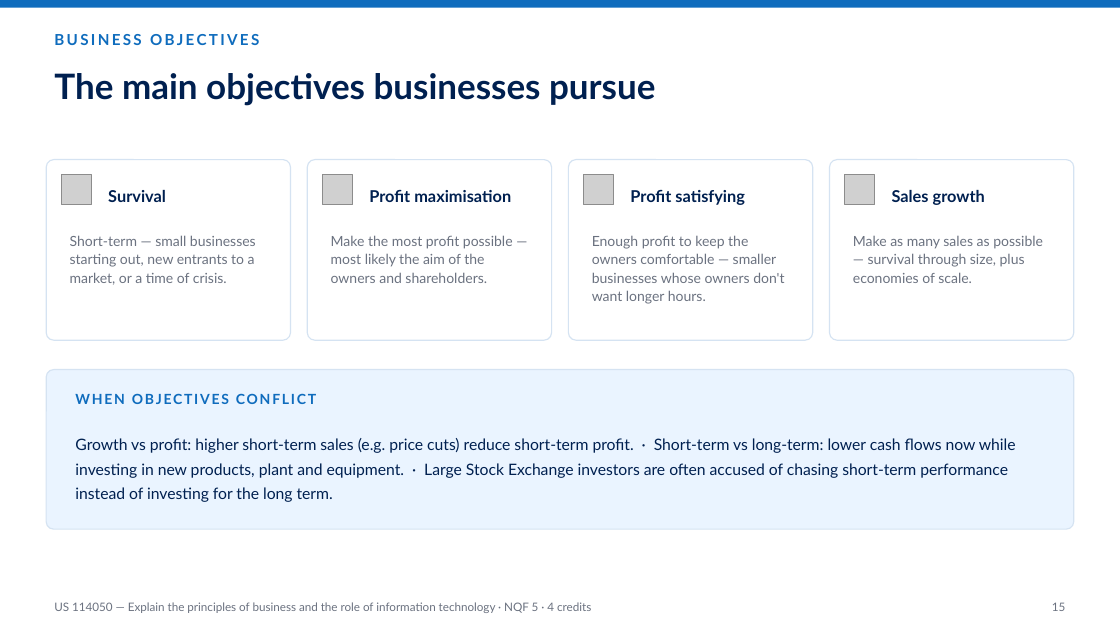
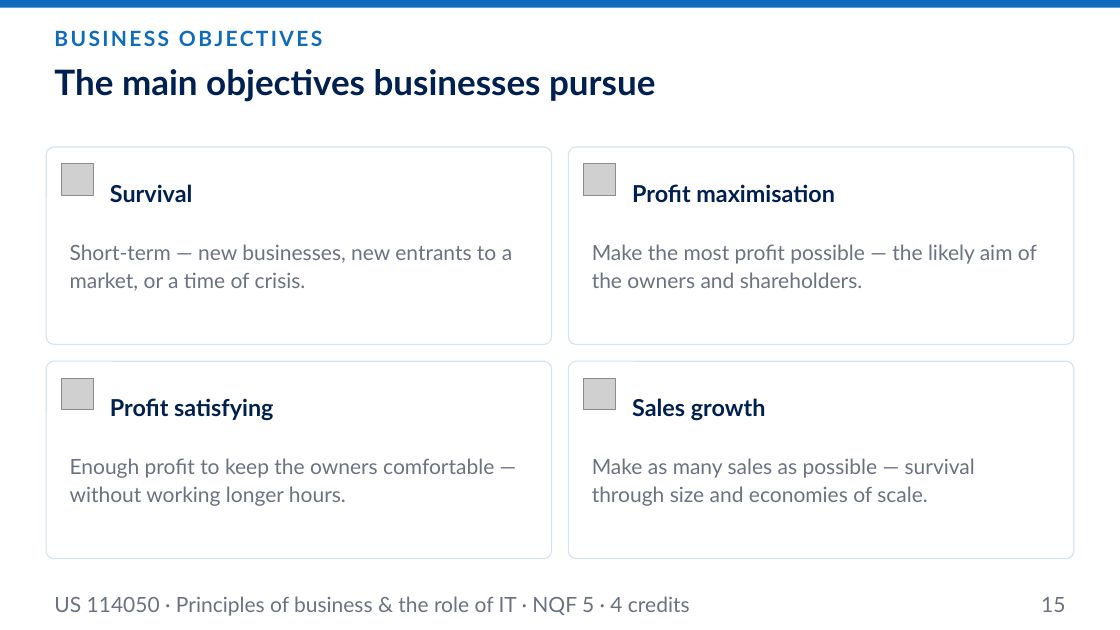
Before and after one commit to andrekyle/ITsystemsupport, a slide deck: slide 15 of public/downloads/US-114050-Principles-of-Business.pptx. Drawn at 1120x630 pixels with LibreOffice and Linux fonts; fonts in the diff are those of the drawing; grey boxes stand for pictures. Boxes give left, top, right and bottom in pixels: in the first picture for what was removed or moved away, otherwise in the second. Text is boxed around its words. In the diff, an @@ line names an element or a change of style, - is before the commit and + after.

```diff
--- a/public/downloads/US-114050-Principles-of-Business.pptx
+++ b/public/downloads/US-114050-Principles-of-Business.pptx
@@ text "BUSINESS OBJECTIVES" at (x1=46, y1=22, x2=1074, y2=54): size 13 to 18 pt @@
@@ text "The main objectives businesses pursue" moved from (x1=54, y1=73, x2=655, y2=106) to (x1=54, y1=69, x2=655, y2=102) @@
@@ rounded rectangle resized from (x1=46, y1=160, x2=291, y2=340) to (x1=46, y1=147, x2=551, y2=344) @@
@@ rounded rectangle resized from (x1=308, y1=160, x2=552, y2=340) to (x1=568, y1=147, x2=1073, y2=344) @@
@@ picture moved from (x1=61, y1=175, x2=92, y2=205) to (x1=61, y1=164, x2=93, y2=196) @@
@@ picture moved from (x1=323, y1=175, x2=353, y2=205) to (x1=584, y1=164, x2=616, y2=196) @@
@@ text "Profit maximisation" moved from (x1=369, y1=190, x2=511, y2=202) to (x1=632, y1=184, x2=835, y2=203) @@
@@ text at (x1=70, y1=244, x2=512, y2=291): text changed; size 12 to 18 pt @@
-Short-term — small businesses starting out, new entrants to a market, or a time of crisis.
+Short-term — new businesses, new entrants to a market, or a time of crisis.
@@ text at (x1=592, y1=244, x2=1037, y2=288): text changed; size 12 to 18 pt @@
-Make the most profit possible — most likely the aim of the owners and shareholders.
+Make the most profit possible — the likely aim of the owners and shareholders.
@@ rounded rectangle resized from (x1=568, y1=160, x2=812, y2=340) to (x1=46, y1=361, x2=551, y2=559) @@
@@ rounded rectangle removed at (x1=46, y1=370, x2=1074, y2=529) @@
@@ picture moved from (x1=584, y1=175, x2=614, y2=205) to (x1=61, y1=378, x2=93, y2=410) @@
@@ text "Profit satisfying" moved from (x1=630, y1=190, x2=745, y2=205) to (x1=110, y1=398, x2=273, y2=421) @@
@@ proportions changed in 4 elements at (x1=46, y1=147, x2=551, y2=344), (x1=568, y1=147, x2=1073, y2=344), (x1=46, y1=361, x2=551, y2=559), (x1=568, y1=361, x2=1073, y2=559) @@
@@ rounded rectangle resized from (x1=829, y1=160, x2=1074, y2=340) to (x1=568, y1=361, x2=1073, y2=559) @@
@@ picture moved from (x1=844, y1=175, x2=875, y2=205) to (x1=584, y1=378, x2=616, y2=410) @@
@@ size 14 to 20 pt in 4 elements at (x1=110, y1=184, x2=193, y2=202), (x1=632, y1=184, x2=835, y2=203), (x1=110, y1=398, x2=273, y2=421), (x1=632, y1=398, x2=766, y2=421) @@
@@ text "Sales growth" moved from (x1=892, y1=190, x2=985, y2=205) to (x1=632, y1=398, x2=766, y2=421) @@
@@ text removed at (x1=75, y1=393, x2=316, y2=404) @@
-WHEN OBJECTIVES CONFLICT
@@ text removed at (x1=75, y1=438, x2=1016, y2=502) @@
-Growth vs profit: higher short-term sales (e.g. price cuts) reduce short-term profit. · Short-term vs long-term: lower cash flows now while investing in new products, plant and equipment. · Large Stock Exchange investors are often accused of chasing short-term performance instead of investing for the long term.
@@ text at (x1=70, y1=458, x2=494, y2=506): text changed; size 12 to 18 pt @@
-Enough profit to keep the owners comfortable — smaller businesses whose owners don't want longer hours.
+Enough profit to keep the owners comfortable — without working longer hours.
@@ text at (x1=592, y1=458, x2=975, y2=506): text changed; size 12 to 18 pt @@
-Make as many sales as possible — survival through size, plus economies of scale.
+Make as many sales as possible — survival through size and economies of scale.
@@ text at (x1=54, y1=596, x2=690, y2=616): text changed; size 10 to 18 pt @@
-US 114050 — Explain the principles of business and the role of information technology · NQF 5 · 4 credits
+US 114050 · Principles of business & the role of IT · NQF 5 · 4 credits
@@ text "15" moved from (x1=1052, y1=602, x2=1065, y2=611) to (x1=1041, y1=597, x2=1065, y2=612) @@
@@ text "15" at (x1=1041, y1=597, x2=1065, y2=612): size 10 to 18 pt @@
```
Also in this commit, not shown: 17 other slides changed, 1 slide added, 1 other file.
